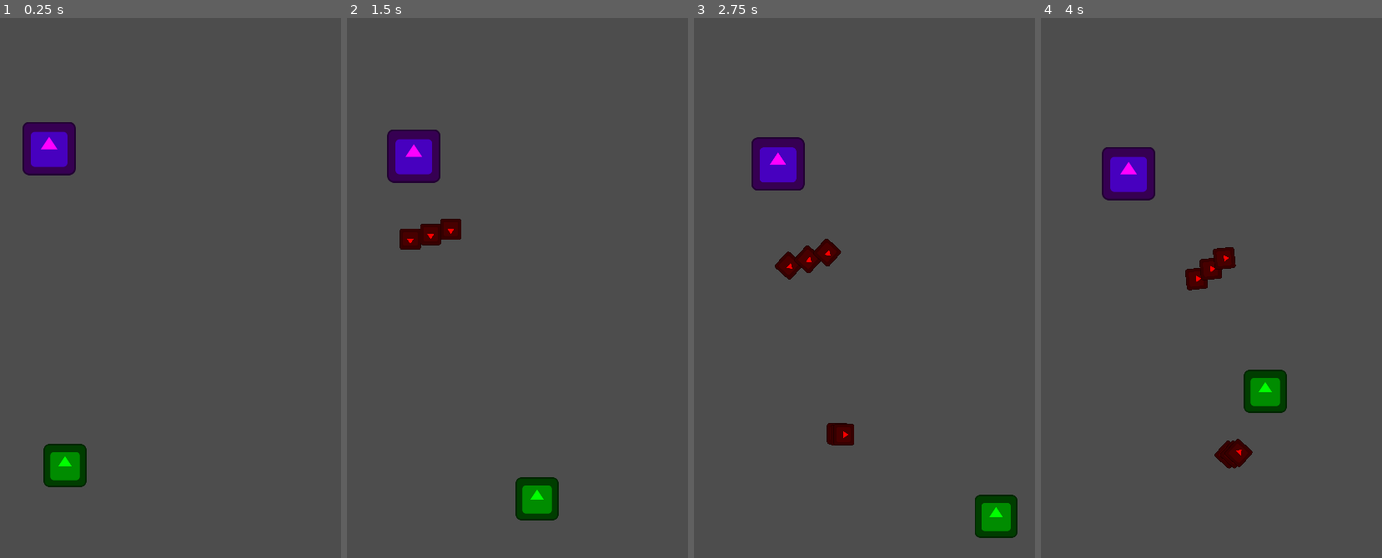
Above: before the commit, frames 1-4 (left to right).
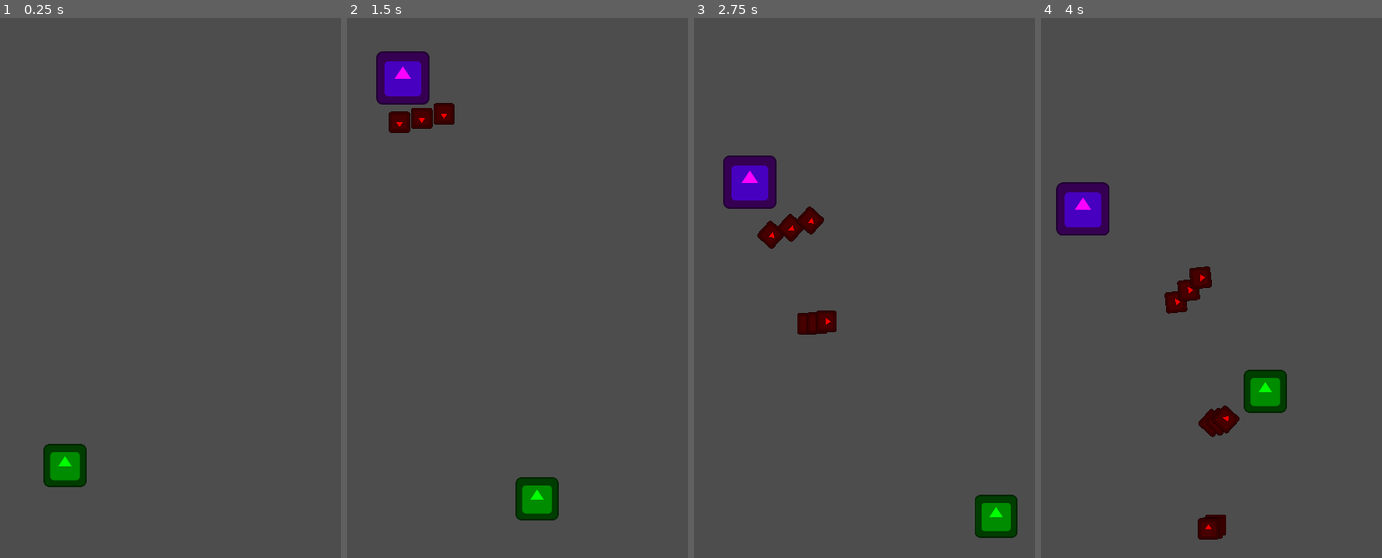
Above: after the commit, the same moments.

Repository: Zeroeth-0/Gatogun
Game: Godot game, scene res://scenes/levels/world.tscn
Two runs of this game, one before a commit and one after it. Both use one fixed random seed, a clock stepped at 60 frames per second and the inputs below. The engine's default icon, where the game draws it, is replaced by a stand-in: a white triangle on a blue panel in a dark square.
Inputs:
- Up to frame 1 (0.25 s): no input
- Up to frame 2 (1.5 s): hold D (RIGHT) 0.53-1.28 s; hold S (DOWN) from 1.28 s (still down)
- Up to frame 3 (2.75 s): release S (DOWN) at 2.03 s; hold D (RIGHT) from 2.03 s (still down)
- Up to frame 4 (4 s): release D (RIGHT) at 2.78 s; hold W (UP) 2.78-3.53 s; hold A (LEFT) from 3.53 s (still down)

The runs differ from the first frame. In frame 1, 1.5% of the frame differs, in the area x 6-23%, y 19-30%; in frame 2, 4.5%; in frame 3, 4.6%; in frame 4, 5.0%, in the area x 4-63%, y 23-97%.

Commit message:
Fixed enemy behavior

Diff:
--- a/project.godot
+++ b/project.godot
@@ -12,7 +12,7 @@
 
 config/name="Gatodius"
 run/main_scene="res://scenes/levels/world.tscn"
-config/features=PackedStringArray("4.2", "GL Compatibility")
+config/features=PackedStringArray("4.1", "GL Compatibility")
 config/icon="res://icon.svg"
 
 [autoload]
--- a/scenes/levels/world.tscn
+++ b/scenes/levels/world.tscn
@@ -9,8 +9,10 @@
 position = Vector2(317, 537)
 
 [node name="Enemy" parent="." instance=ExtResource("4_kt6bt")]
-position = Vector2(293, 156)
+position = Vector2(306, -78)
 intensity = 10
-childHood = 3
+childDur = 3.0
 adultHood = 3
-oldAge = 3
+adultDur = 3.0
+oldAge = 7
+oldSpeed = 150
--- a/source/enemies/enemy.gd
+++ b/source/enemies/enemy.gd
@@ -52,6 +52,8 @@
 var extraVel: Vector2 = Vector2.ZERO
 var hSide
 var currDir
+var rng = RandomNumberGenerator.new()
+var rand_side = 1 if rng.randf() < 0.5 else -1
 
 # Configurar el movimiento inicial
 func _ready():
@@ -133,25 +135,18 @@
 	move_and_slide()
 
 func move_breath(delta):
-	var last_move_direction = 1  # Mantiene la última dirección para alternar
-	var frequency = 1.0  # Frecuencia del movimiento
-	var horizontal_amplitude = 10.0  # Reducir la amplitud horizontal
-	var vertical_amplitude = 6.0  # Reducir la amplitud vertical
+	var frequency = 1.0 + rng.randf_range(-0.2, 0.2)  # Variar la frecuencia ligeramente
+	var horizontal_amplitude = 10.0 + rng.randf_range(-2.0, 2.0)  # Variar la amplitud horizontal
+	var vertical_amplitude = 6.0 + rng.randf_range(-1.0, 1.0)  # Variar la amplitud vertical
 
 	# Movimiento en forma de ocho con alternancia suave
-	var horizontal_offset = cos(frequency * stageTimer) * horizontal_amplitude * last_move_direction
-	var vertical_offset = sin(frequency * stageTimer * 1.5) * vertical_amplitude  # Frecuencia ajustada para suavidad
+	var horizontal_offset = cos(frequency * stageTimer) * horizontal_amplitude * rand_side
+	var vertical_offset = sin(frequency * stageTimer * 1.5) * vertical_amplitude
 
 	# Crear una dirección temporal combinando ambas
-	var temp_direction = Vector2(horizontal_offset, vertical_offset) * intensity / 5  # Limitar el impacto de intensity
-
-	# Alternar la dirección para suavidad continua
-	if cos(frequency * stageTimer) > 0:
-		last_move_direction = 1
-	else:
-		last_move_direction = -1
-
-	# Aplicar la velocidad suavizada
+	var temp_direction = Vector2(horizontal_offset, vertical_offset) * intensity / 5
+
+	# Aplicar la velocidad suavizada con aleatoriedad
 	velocity = temp_direction
 	move_and_slide()
 
@@ -160,16 +155,15 @@
 
 	# Crear una dirección temporal para no afectar la dirección original
 	var temp_direction = Vector2()
-
-	if directionEnum == Direction.NORTH or directionEnum == Direction.SOUTH:
+	if directionEnum == Direction.NORTH or directionEnum == Direction.SOUTH and abs(position.x - player_pos.x) < 70:
 		# Movimiento horizontal (igualar en el eje X)
 		var target_x = player_pos.x
-		temp_direction.x = (target_x - global_position.x) * intensity * delta
+		temp_direction.x = (target_x - global_position.x) * intensity / 5 * delta
 		temp_direction.y = 0  # Mantener el movimiento solo en el eje X
-	elif directionEnum == Direction.EAST or directionEnum == Direction.WEST:
+	elif directionEnum == Direction.EAST or directionEnum == Direction.WEST and abs(position.y - player_pos.y) < 70:
 		# Movimiento vertical (igualar en el eje Y)
 		var target_y = player_pos.y
-		temp_direction.y = (target_y - global_position.y) * intensity * delta
+		temp_direction.y = (target_y - global_position.y) * intensity / 5 * delta
 		temp_direction.x = 0  # Mantener el movimiento solo en el eje Y
 
 	# Usar la dirección temporal para el movimiento
Not shown, added: scenes/enemies/ene6B41.tmp
